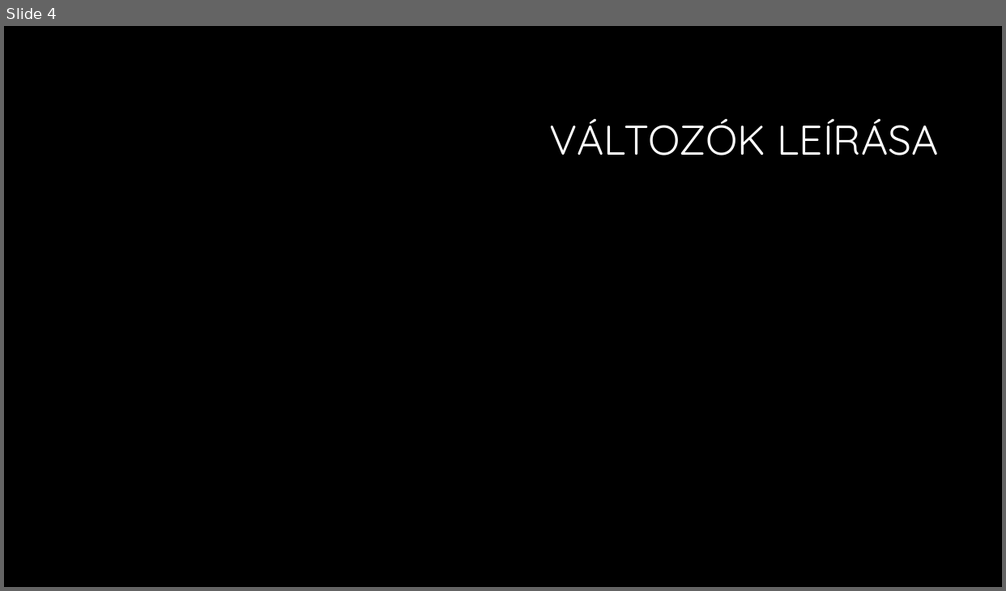
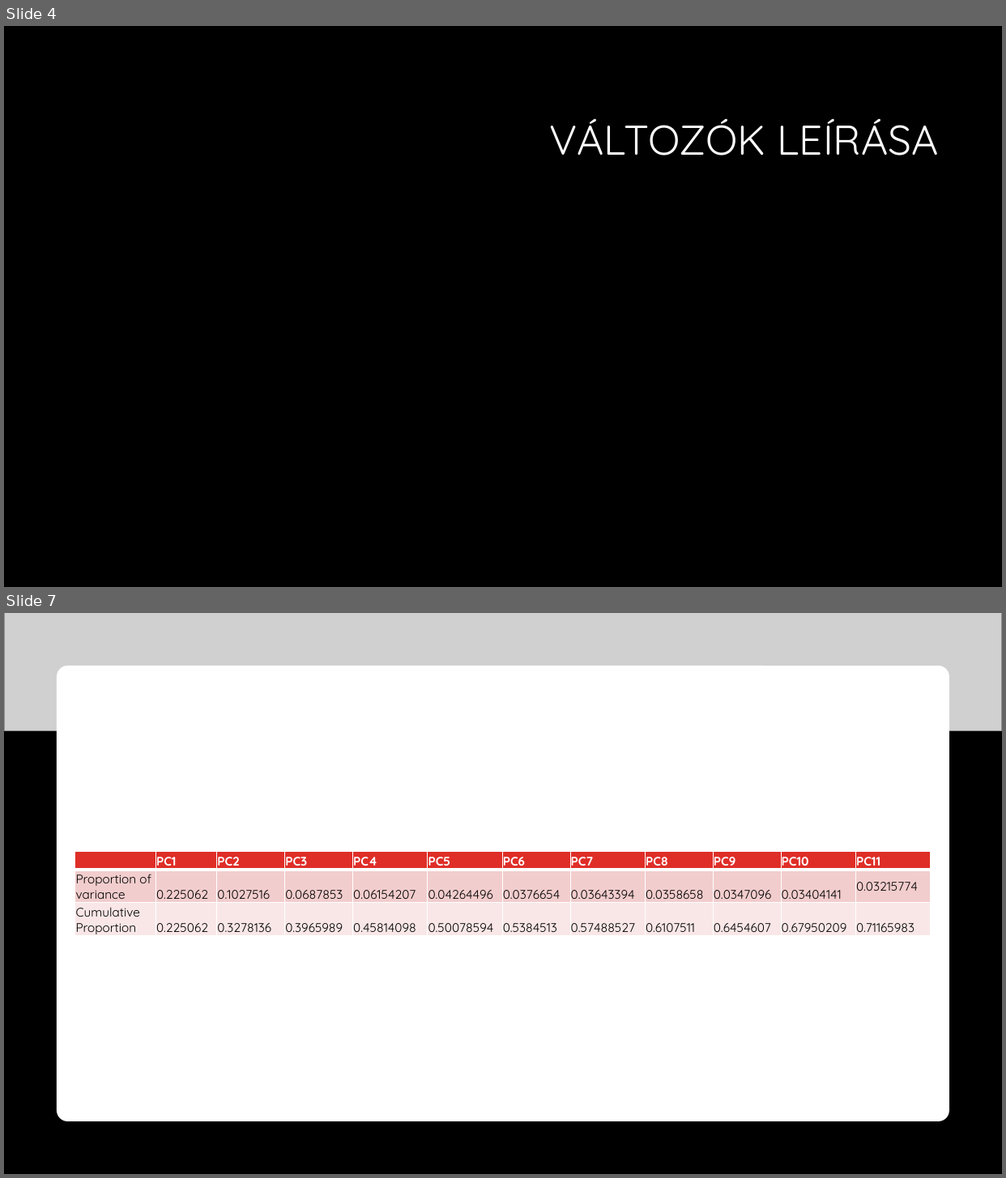
Before and after one commit to DLeves/TobbvaltPet, a slide deck: Prezi.pptx. Shown one above the other, each under a label of ours: slide 4 before the commit, slides 4 and 7 after it; the slides between them are not shown. The pictures are 1006x591 and 1006x1178 pixels, drawn with LibreOffice and Linux fonts; fonts in the diff are those of the drawing; grey boxes stand for pictures; background and template pictures are left out. Boxes give left, top, right and bottom in pixels: in the first picture for what was removed or moved away, otherwise in the second. Text is boxed around its words. In the diff, an @@ line names an element or a change of style, - is before the commit and + after.

```diff
--- a/Prezi.pptx
+++ b/Prezi.pptx
@@ slide 7 added at (4,613,1002,1174), background #000000 @@
@@ picture added at (4,613,1002,731) @@
@@ rounded rectangle added at (57,666,949,1122), fill #FFFFFF @@
@@ table added at (75,851,932,938), 3 rows, 12 columns @@
+ | PC1 | PC2 | PC3 | PC4 | PC5 | PC6 | PC7 | PC8 | PC9 | PC10 | PC11
+Proportion of variance | 0.225062 | 0.1027516 | 0.0687853 | 0.06154207 | 0.04264496 | 0.0376654 | 0.03643394 | 0.0358658 | 0.0347096 | 0.03404141 | 0.03215774
+Cumulative Proportion | 0.225062 | 0.3278136 | 0.3965989 | 0.45814098 | 0.50078594 | 0.5384513 | 0.57488527 | 0.6107511 | 0.6454607 | 0.67950209 | 0.71165983
```
Also in this commit, not shown: 2 other slides added.
